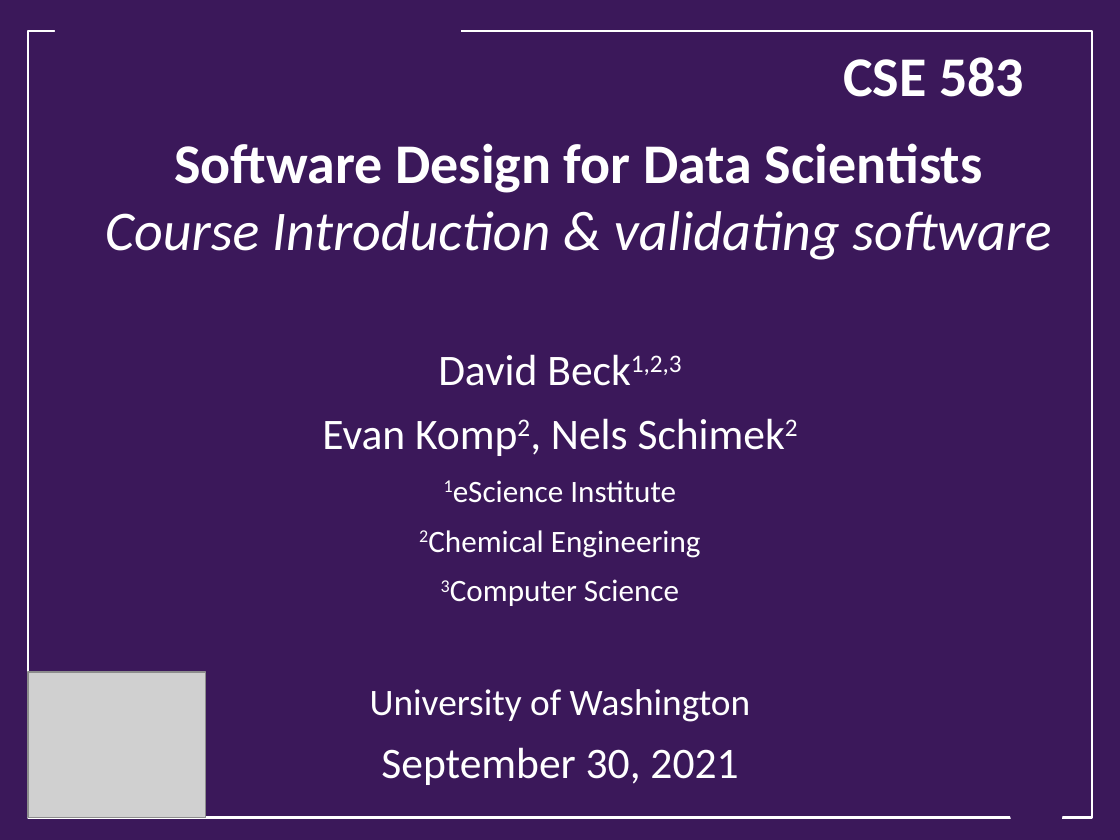
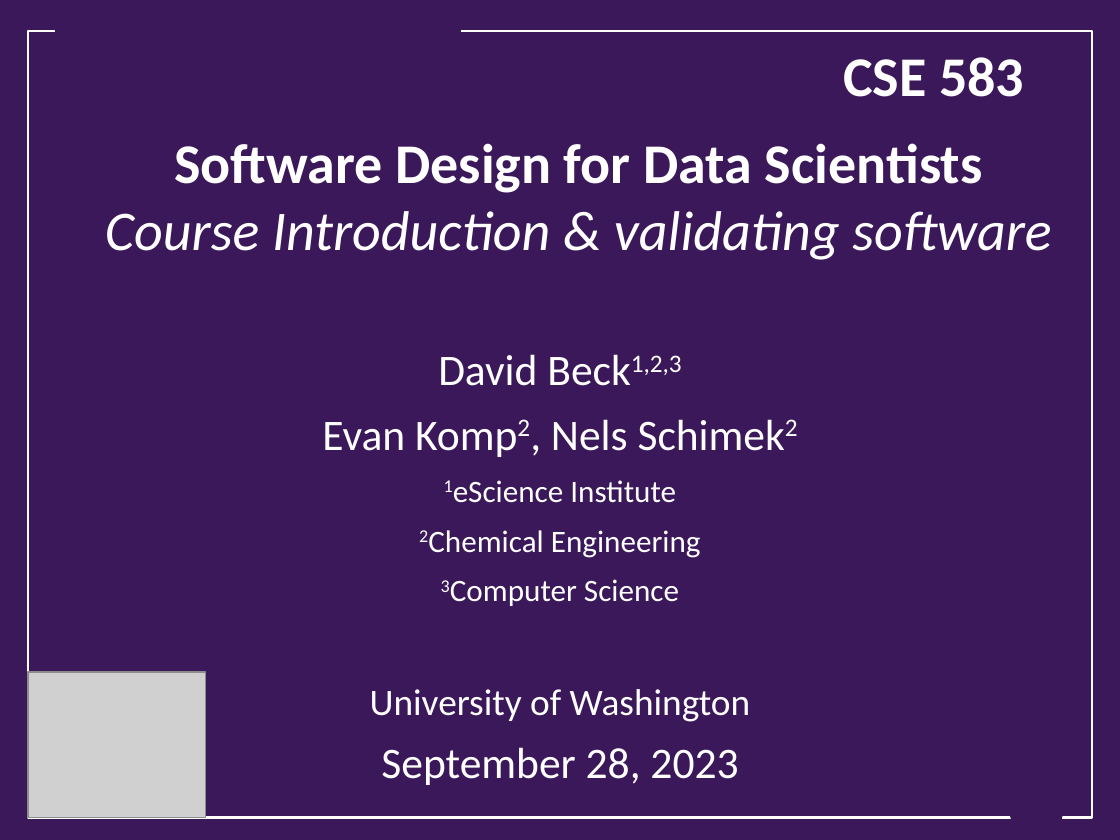
Before and after one commit to UWSEDS/LectureNotes, a slide deck: slide 1 of week_1/Course Introduction.pptx. Drawn at 1120x840 pixels with LibreOffice and Linux fonts; fonts in the diff are those of the drawing; grey boxes stand for pictures; background and template pictures are left out. Boxes give left, top, right and bottom in pixels: in the first picture for what was removed or moved away, otherwise in the second. Text is boxed around its words. In the diff, an @@ line names an element or a change of style, - is before the commit and + after.

```diff
--- a/week_1/Course Introduction.pptx
+++ b/week_1/Course Introduction.pptx
@@ text at bbox=[381, 747, 738, 785]: text changed @@
-September 30, 2021
+September 28, 2023
```
Also in this commit, not shown: 2 other slides changed.
